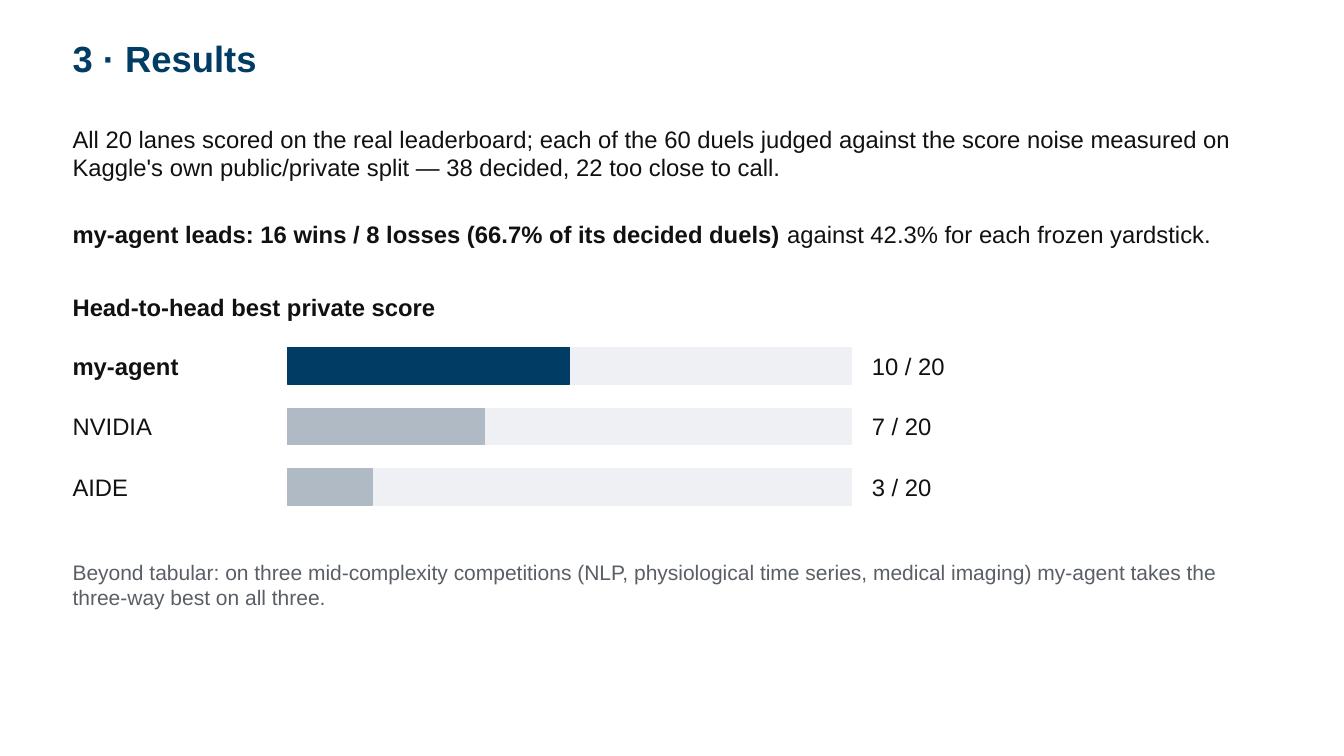
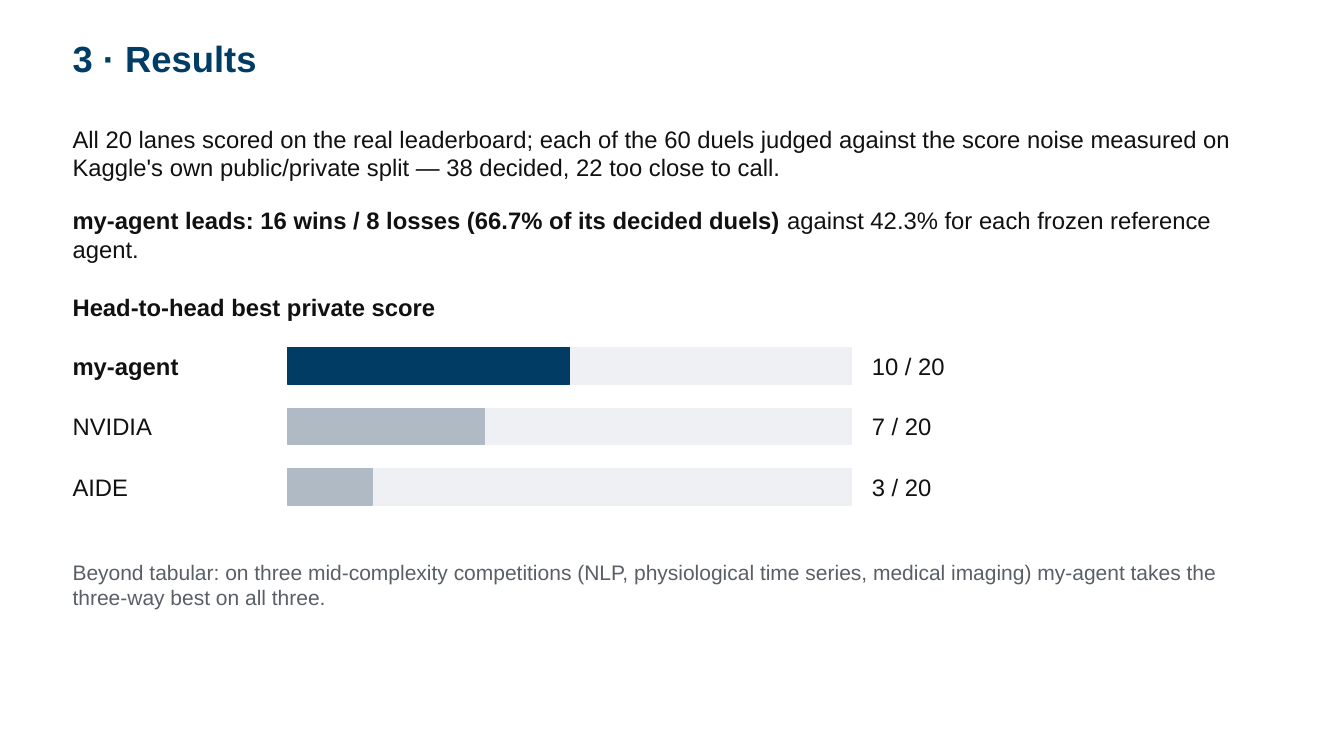
Before and after one commit to 930731haohao-afk/kaggle-agent, a slide deck: slide 4 of docs/presentation/slides_4min.pptx. Drawn at 1344x756 pixels with LibreOffice and Linux fonts; fonts in the diff are those of the drawing. Boxes give left, top, right and bottom in pixels: in the first picture for what was removed or moved away, otherwise in the second. Text is boxed around its words. In the diff, an @@ line names an element or a change of style, - is before the commit and + after.

```diff
--- a/docs/presentation/slides_4min.pptx
+++ b/docs/presentation/slides_4min.pptx
@@ text at [73, 211, 1211, 263]: text changed @@
-my-agent leads: 16 wins / 8 losses (66.7% of its decided duels) against 42.3% for each frozen yardstick.
+my-agent leads: 16 wins / 8 losses (66.7% of its decided duels) against 42.3% for each frozen reference agent.
```
Also in this commit, not shown: 4 other slides changed, 14 other files.
